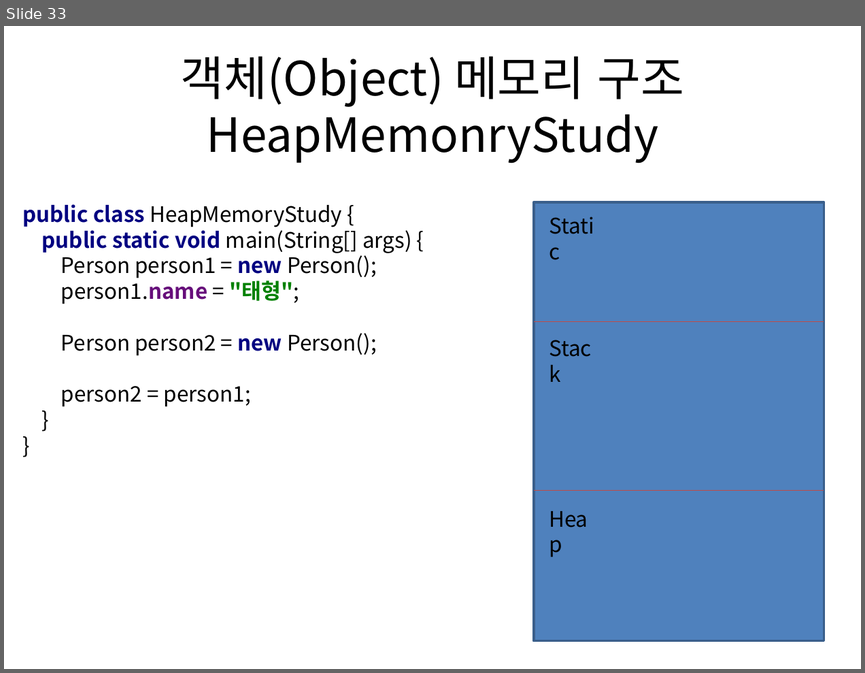
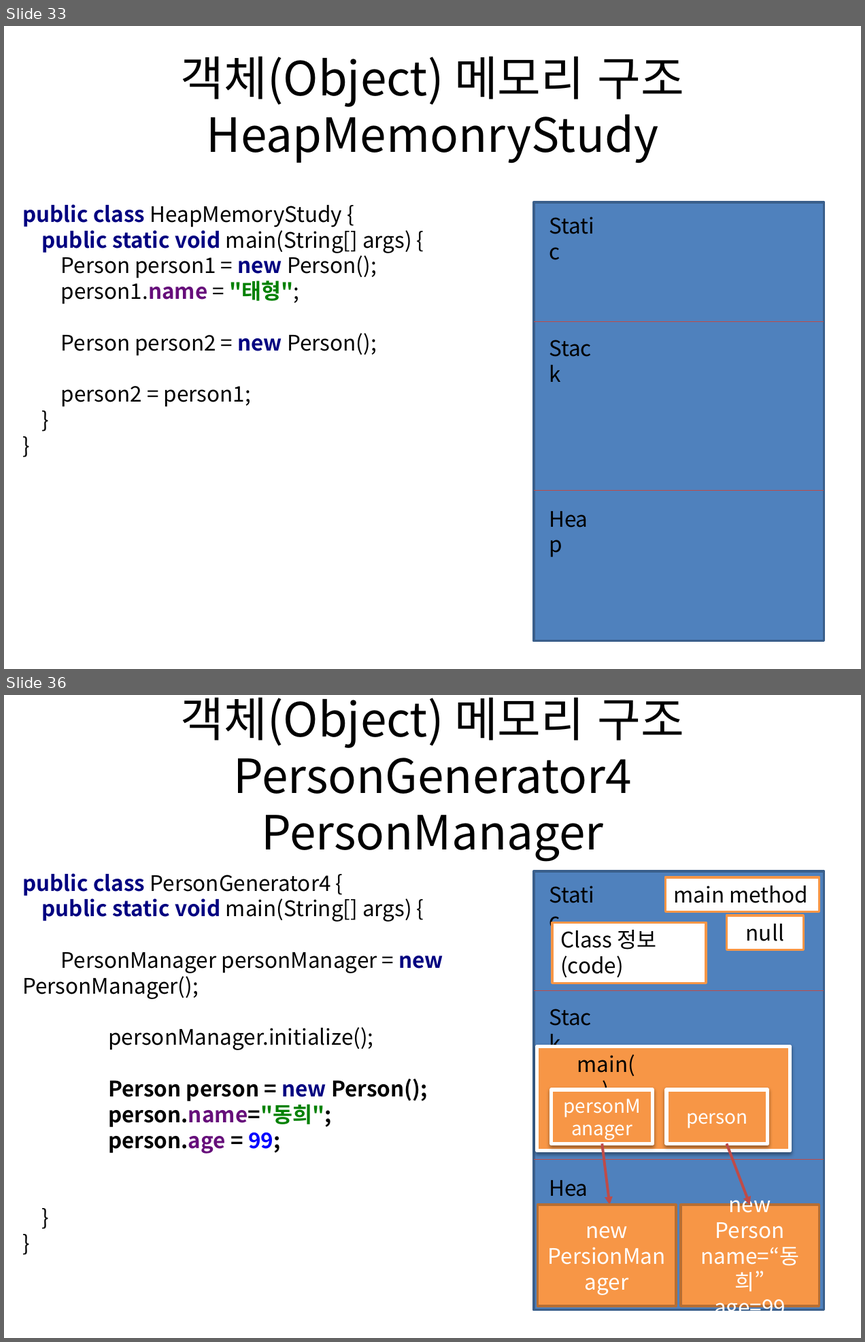
Before and after one commit to terdong/JavaStudyForAcademyStudent2, a slide deck: ppt/day7_day8__day9_Class.pptx. Shown one above the other, each under a label of ours: slide 33 before the commit, slides 33 and 36 after it; the slides between them are not shown. The pictures are 865x673 and 865x1342 pixels, drawn with LibreOffice and Linux fonts; fonts in the diff are those of the drawing. Boxes give left, top, right and bottom in pixels: in the first picture for what was removed or moved away, otherwise in the second. Text is boxed around its words. In the diff, an @@ line names an element or a change of style, - is before the commit and + after.

```diff
--- a/ppt/day7_day8__day9_Class.pptx
+++ b/ppt/day7_day8__day9_Class.pptx
@@ slide 36 added at (x1=4, y1=695, x2=861, y2=1338), background #FFFFFF @@
@@ title added at (x1=181, y1=697, x2=685, y2=794), 39.6 pt, text #000000 @@
+객체(Object) 메모리 구조
+PersonGenerator4
+PersonManager
@@ text added at (x1=22, y1=873, x2=444, y2=1153), 18 pt, text #000000 @@
+public class PersonGenerator4 {
+public static void main(String[] args) {
+PersonManager personManager = new PersonManager();
+personManager.initialize();
+    Person person = new Person();
+    person.name="동희";
+    person.age = 99;
+}
+}
@@ rectangle added at (x1=534, y1=870, x2=824, y2=1309), fill #4F81BD, outline #3A5F8C 2 pt @@
@@ text added at (x1=541, y1=877, x2=611, y2=912), 18 pt, text #000000 @@
+Static
@@ rectangle added at (x1=666, y1=877, x2=819, y2=912), fill #FFFFFF, outline #F79646 2 pt, 18 pt, text #000000 @@
+main method
@@ rectangle added at (x1=726, y1=915, x2=804, y2=949), fill #FFFFFF, outline #F79646 2 pt, 18 pt, text #000000 @@
+null
@@ rectangle added at (x1=552, y1=922, x2=706, y2=983), fill #FFFFFF, outline #F79646 2 pt, 18 pt, text #000000 @@
+Class 정보(code)
@@ line added from (534, 991) to (824, 991), #BF4C48 0.75 pt @@
@@ text added at (x1=541, y1=1000, x2=609, y2=1034), 18 pt, text #000000 @@
+Stack
@@ rectangle added at (x1=537, y1=1047, x2=791, y2=1151), fill #F79646, outline #FFFFFF 3 pt @@
@@ text added at (x1=577, y1=1054, x2=635, y2=1076), 18 pt, text #000000 @@
+main()
@@ rectangle added at (x1=551, y1=1089, x2=653, y2=1143), fill #F79646, outline #FFFFFF 3 pt, 16 pt, text #FFFFFF @@
+personManager
@@ rectangle added at (x1=666, y1=1089, x2=768, y2=1143), fill #F79646, outline #FFFFFF 3 pt, 16 pt, text #FFFFFF @@
+person
@@ arrow added from (602, 1143) to (610, 1205), #BF4C48 2.25 pt @@
@@ arrow added from (726, 1143) to (749, 1205), #BF4C48 2.25 pt @@
@@ line added from (534, 1159) to (824, 1159), #BF4C48 0.75 pt @@
@@ text added at (x1=541, y1=1170, x2=609, y2=1204), 18 pt, text #000000 @@
+Heap
@@ rectangle added at (x1=538, y1=1205, x2=676, y2=1306), fill #F79646, outline #B76F34 2 pt, 18 pt, text #FFFFFF @@
+new
+PersionManager
@@ rectangle added at (x1=681, y1=1205, x2=819, y2=1306), fill #F79646, outline #B76F34 2 pt, 18 pt, text #FFFFFF @@
+new
+Person
+name=“동희”
+age=99
```
Also in this commit, not shown: 2 slides changed, 4 other slides added, 7 other files.
